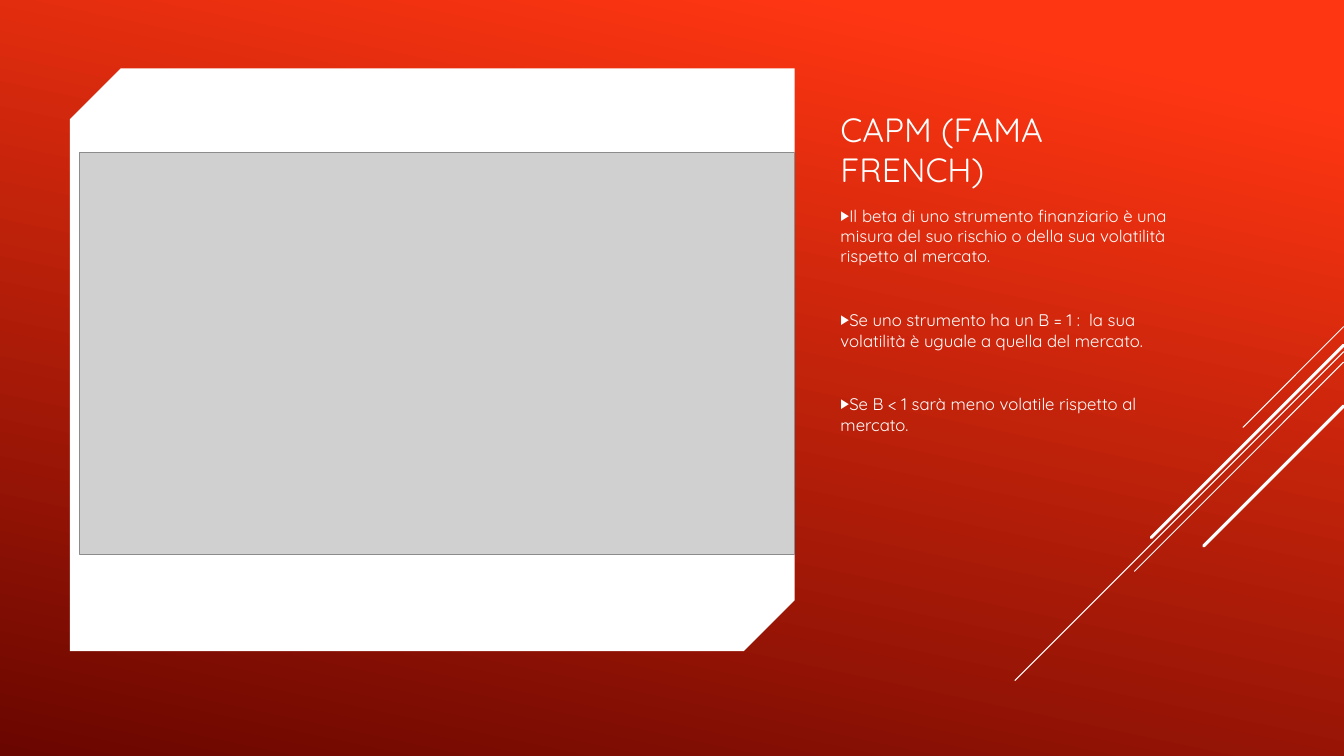
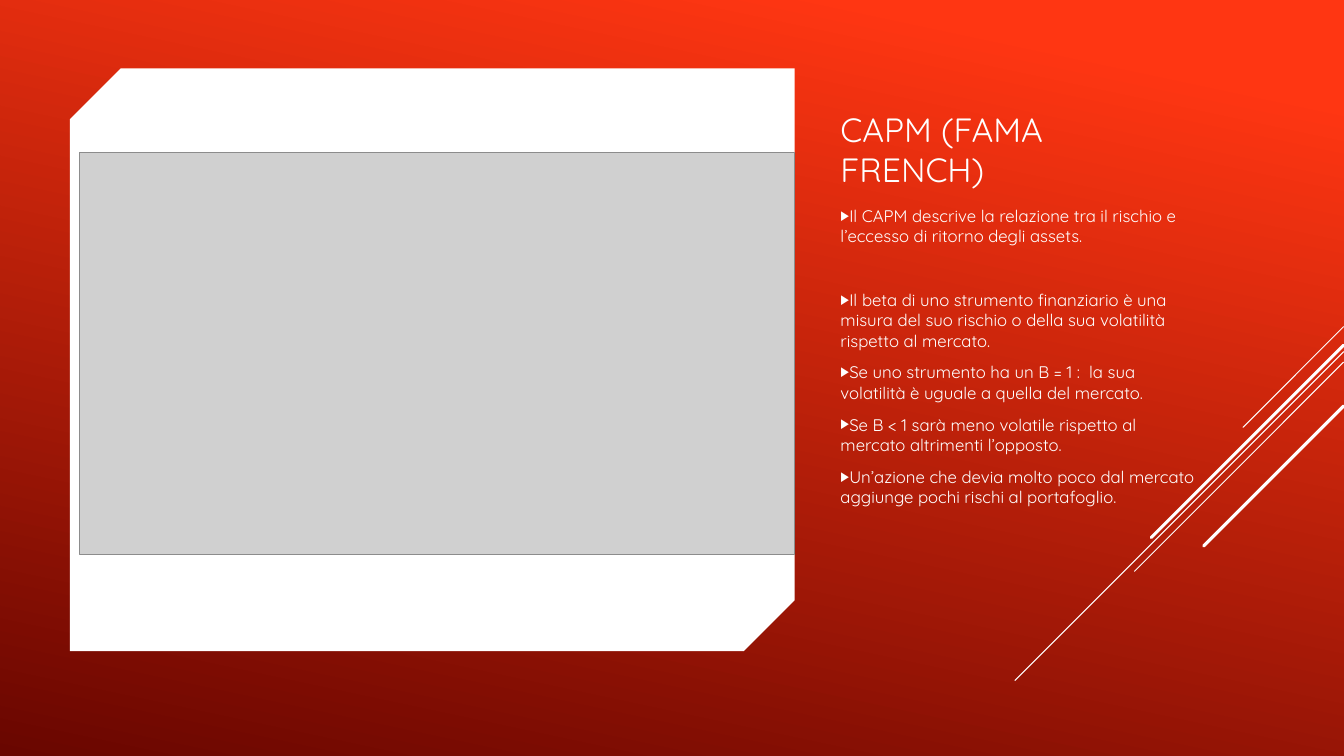
Before and after one commit to Simonotos/BusinessProject, a slide deck: slide 10 of PresentazioneProgettoBFS.pptx. Drawn at 1344x756 pixels with LibreOffice and Linux fonts; fonts in the diff are those of the drawing; grey boxes stand for pictures. Boxes give left, top, right and bottom in pixels: in the first picture for what was removed or moved away, otherwise in the second. Text is boxed around its words. In the diff, an @@ line names an element or a change of style, - is before the commit and + after.

```diff
--- a/PresentazioneProgettoBFS.pptx
+++ b/PresentazioneProgettoBFS.pptx
@@ text at (x1=840, y1=209, x2=1176, y2=246): paragraph added @@
+▶ Il CAPM descrive la relazione tra il rischio e l’eccesso di ritorno degli assets.
@@ text at (x1=840, y1=418, x2=1194, y2=507): text changed @@
-▶ Se B < 1 sarà meno volatile rispetto al mercato.
+▶ Se B < 1 sarà meno volatile rispetto al mercato altrimenti l’opposto.
+▶ Un’azione che devia molto poco dal mercato aggiunge pochi rischi al portafoglio.
```
Also in this commit, not shown: 7 other slides changed, 1 slide added.
